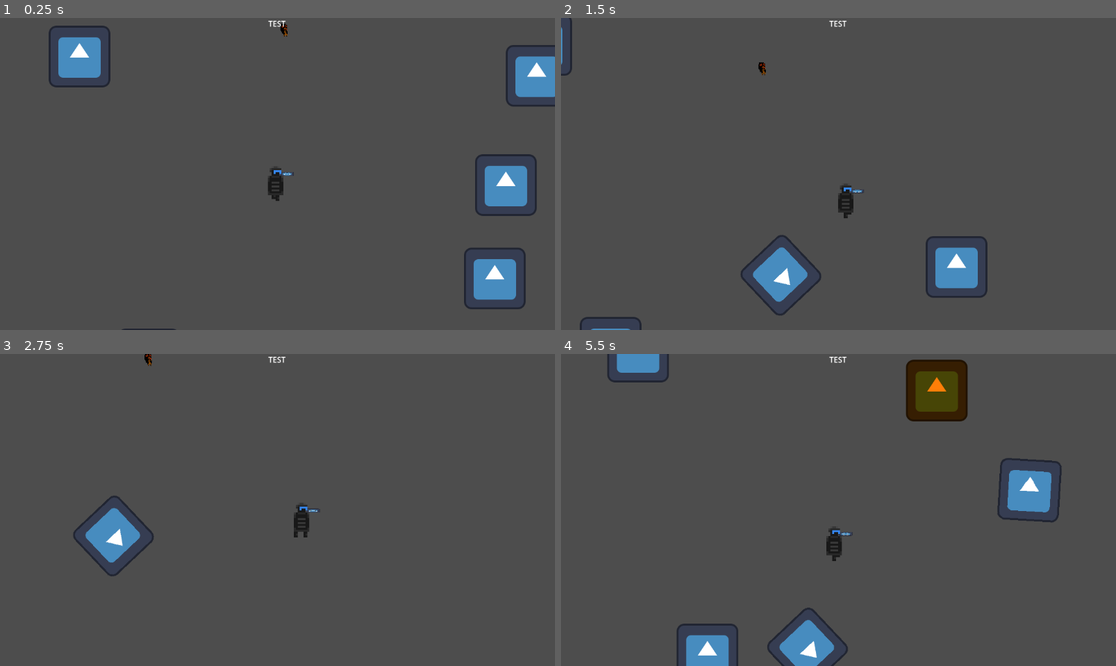
Above: before the commit, frames 1-4 (two rows, left to right).
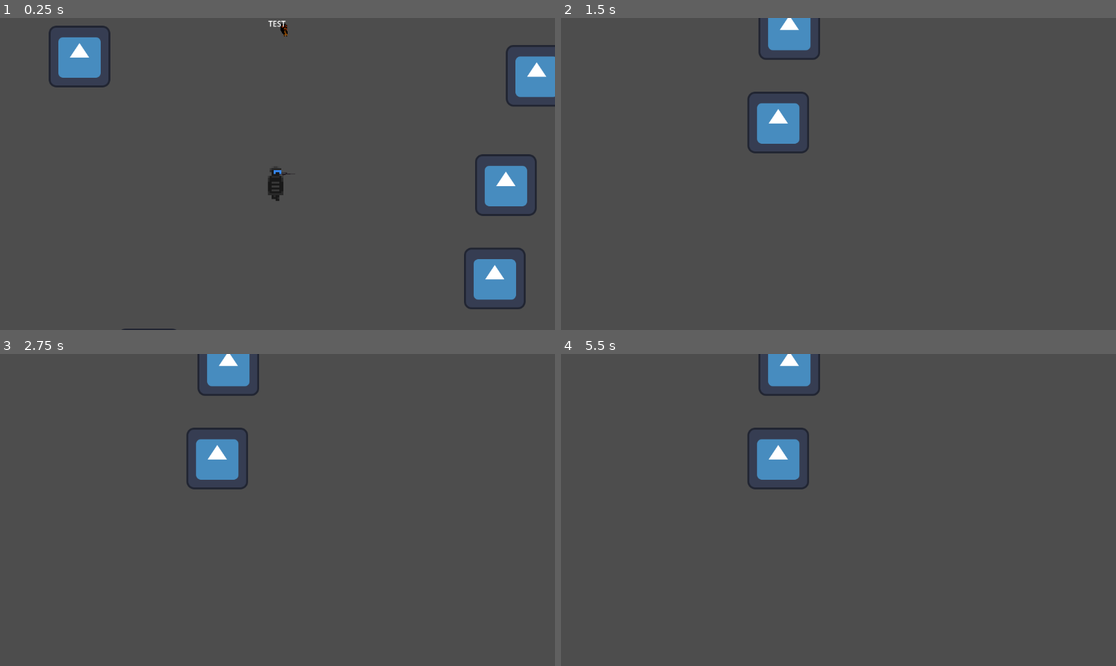
Above: after the commit, the same moments.

Repository: pingwin01games/BialJam2024
Game: Godot game, scene res://scene/world.tscn
Same seed, same stepped clock (60 frames per second), same inputs: the game is played once before the commit and once after it. The engine's default icon, where the game draws it, is replaced by a stand-in: a white triangle on a blue panel in a dark square.
Inputs (mouse positions are in pixels of both pictures, inside the frame that each line leads up to):
- Up to frame 1 (0.25 s): no input
- Up to frame 2 (1.5 s): move the mouse to (960, 158) at 0.52 s; hold Right (ui_right) 0.53-1.28 s; click (960, 158) at 0.6 s; move the mouse to (727, 189) at 1.27 s; hold Down (ui_down) from 1.28 s (still down); click (727, 189) at 1.35 s
- Up to frame 3 (2.75 s): move the mouse to (333, 441) at 2.02 s; release Down (ui_down) at 2.03 s; hold Right (ui_right) from 2.03 s (still down); click (333, 441) at 2.1 s
- Up to frame 4 (5.5 s): move the mouse to (810, 572) at 2.77 s; release Right (ui_right) at 2.78 s; hold Up (ui_up) 2.78-3.53 s; click (810, 572) at 2.85 s; move the mouse to (1005, 556) at 3.52 s; hold Left (ui_left) 3.53-5.03 s; click (1005, 556) at 3.6 s; tap R (reload) at 4.15 s; move the mouse to (672, 463) at 4.27 s; click (672, 463) at 4.35 s; move the mouse to (866, 510) at 5.02 s; hold Down (ui_down) from 5.03 s (still down); click (866, 510) at 5.1 s

The runs differ from the first frame. In frame 1, less than 0.1% of the frame differs, in the area x 50-53%, y 49-51%; in frame 2, 5.4%; in frame 3, 3.9%; in frame 4, 8.7%, in the area x 8-91%, y 0-100%.
Error after the commit: Invalid access to property or key 'position' on a base object of type 'null instance'. (res://script/enemy_2.gd:14)

Commit message:
dodano bullet
tylko pojawily sie nowe problemy

Diff:
--- a/scene/Guns/410rifle_logic.gd
+++ b/scene/Guns/410rifle_logic.gd
@@ -7,3 +7,5 @@
 	curAmmo = 30
 	maxMag = 6
 	curMag = 4
+	distanceToGun = 16
+	projectileScene = preload("res://scene/Guns/projectiles/bullet.tscn")
--- a/scene/Guns/gun_template.gd
+++ b/scene/Guns/gun_template.gd
@@ -17,6 +17,8 @@
 var maxMag = 3
 var curMag = 3
 
+var distanceToGun = 300
+
 
 # Called when the node enters the scene tree for the first time.
 func _ready():
@@ -34,7 +36,7 @@
 	var projectiles = get_tree().get_first_node_in_group("projectiles")
 	#var projectiles = get_tree().root
 
-	projectile.position = gunPos.global_position + Vector2(300,0).rotated(atan2(get_global_mouse_position().y-position.y,get_global_mouse_position().x-position.x))
+	projectile.position = gunPos.global_position + Vector2(distanceToGun,0).rotated(atan2(get_global_mouse_position().y-position.y,get_global_mouse_position().x-position.x))
 	projectile.rotation = atan2(get_global_mouse_position().y-position.y,get_global_mouse_position().x-position.x)
 
 	projectiles.add_child(projectile)
--- /dev/null
+++ b/scene/Guns/projectiles/bullet.tscn
@@ -0,0 +1,17 @@
+[gd_scene load_steps=5 format=3 uid="uid://bkvskqm0ypah1"]
+
+[ext_resource type="PackedScene" uid="uid://d4pt4jdbqiin" path="res://scene/bullet_template.tscn" id="1_rcjk7"]
+[ext_resource type="Texture2D" uid="uid://bryr4nlxsvtdm" path="res://Sprites/Projectiles/bullet.png" id="2_sscil"]
+[ext_resource type="Script" path="res://scene/Guns/projectiles/bullet_logic.gd" id="2_suej5"]
+
+[sub_resource type="RectangleShape2D" id="RectangleShape2D_ga34s"]
+size = Vector2(5, 2)
+
+[node name="Bullet_Template" instance=ExtResource("1_rcjk7")]
+script = ExtResource("2_suej5")
+
+[node name="Sprite2D" parent="." index="0"]
+texture = ExtResource("2_sscil")
+
+[node name="CollisionShape2D" parent="Area_Of_Damage" index="0"]
+shape = SubResource("RectangleShape2D_ga34s")
--- /dev/null
+++ b/scene/Guns/projectiles/bullet_logic.gd
@@ -0,0 +1,4 @@
+extends "res://script/pila.gd"
+
+func _ready():
+	SPEED = 100
--- a/scene/bullet_template.tscn
+++ b/scene/bullet_template.tscn
@@ -4,10 +4,10 @@
 [ext_resource type="Texture2D" uid="uid://cojaxssn6g72v" path="res://icon.svg" id="2_h3a6x"]
 
 [sub_resource type="RectangleShape2D" id="RectangleShape2D_jkv4f"]
-size = Vector2(128, 128)
+size = Vector2(5, 2)
 
 [sub_resource type="CircleShape2D" id="CircleShape2D_mp0yi"]
-radius = 128.0
+radius = 3.0
 
 [node name="Bullet_Template" type="CharacterBody2D"]
 collision_layer = 0
--- a/scene/gracz.tscn
+++ b/scene/gracz.tscn
@@ -1,7 +1,8 @@
-[gd_scene load_steps=12 format=3 uid="uid://don334ykj1ehi"]
+[gd_scene load_steps=13 format=3 uid="uid://don334ykj1ehi"]
 
 [ext_resource type="Script" path="res://script/gracz.gd" id="1_d3427"]
 [ext_resource type="Script" path="res://script/WeaponManager.gd" id="3_s1mo5"]
+[ext_resource type="PackedScene" uid="uid://dhs53850qfmlr" path="res://scene/Guns/410rifle.tscn" id="3_u67ij"]
 [ext_resource type="PackedScene" uid="uid://dbrsi3jtottgr" path="res://scene/Guns/gun_template.tscn" id="4_082ke"]
 [ext_resource type="Texture2D" uid="uid://ce0i3h1wcu3k8" path="res://Sprites/Players/mc1.png" id="4_hlrhp"]
 [ext_resource type="Texture2D" uid="uid://cy8ourctiuqwh" path="res://Sprites/Players/mc2.png" id="5_1j4c6"]
@@ -60,7 +61,10 @@
 position = Vector2(20, 0)
 script = ExtResource("3_s1mo5")
 
+[node name="Gun_Template2" parent="hand" instance=ExtResource("3_u67ij")]
+
 [node name="Gun_Template" parent="hand" instance=ExtResource("4_082ke")]
+visible = false
 
 [node name="CanvasLayer" type="CanvasLayer" parent="."]
 
--- a/script/pila.gd
+++ b/script/pila.gd
@@ -1,6 +1,6 @@
 extends CharacterBody2D
 
-const SPEED = 50
+var SPEED = 50
 
 
 func _physics_process(delta):
